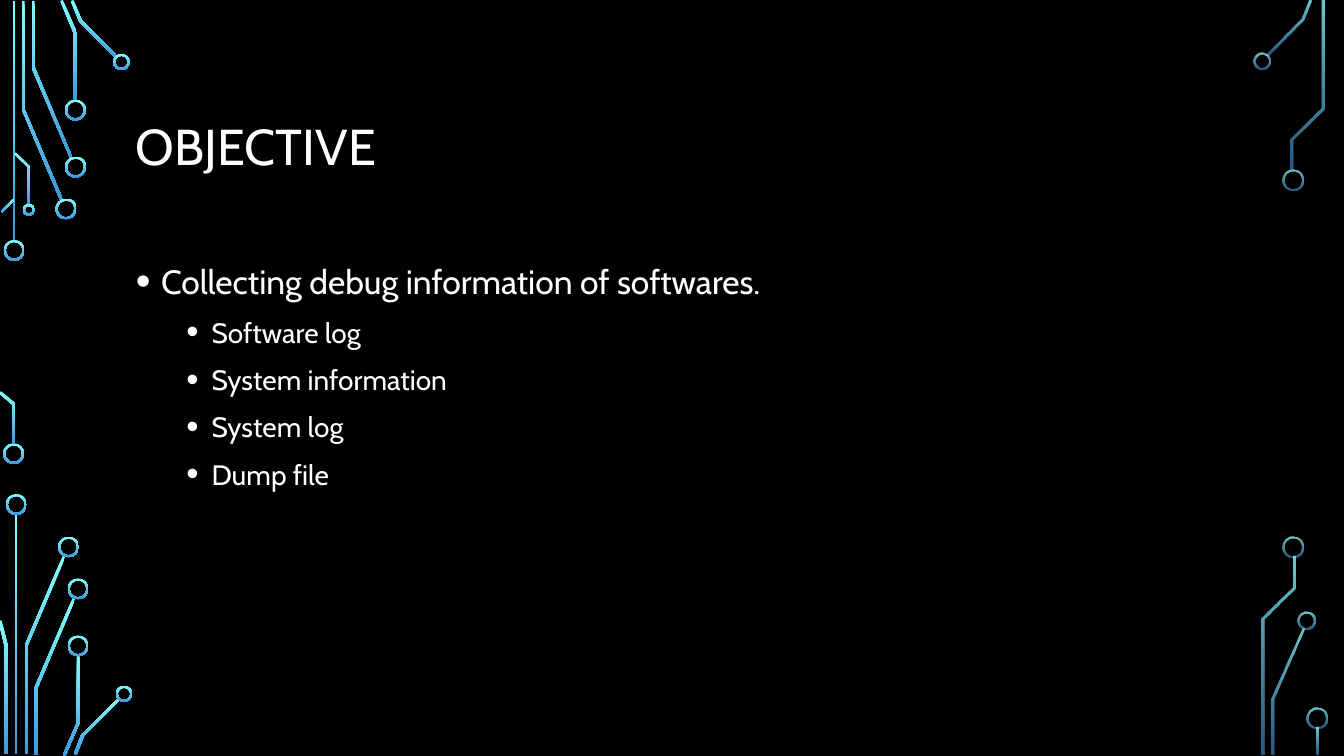
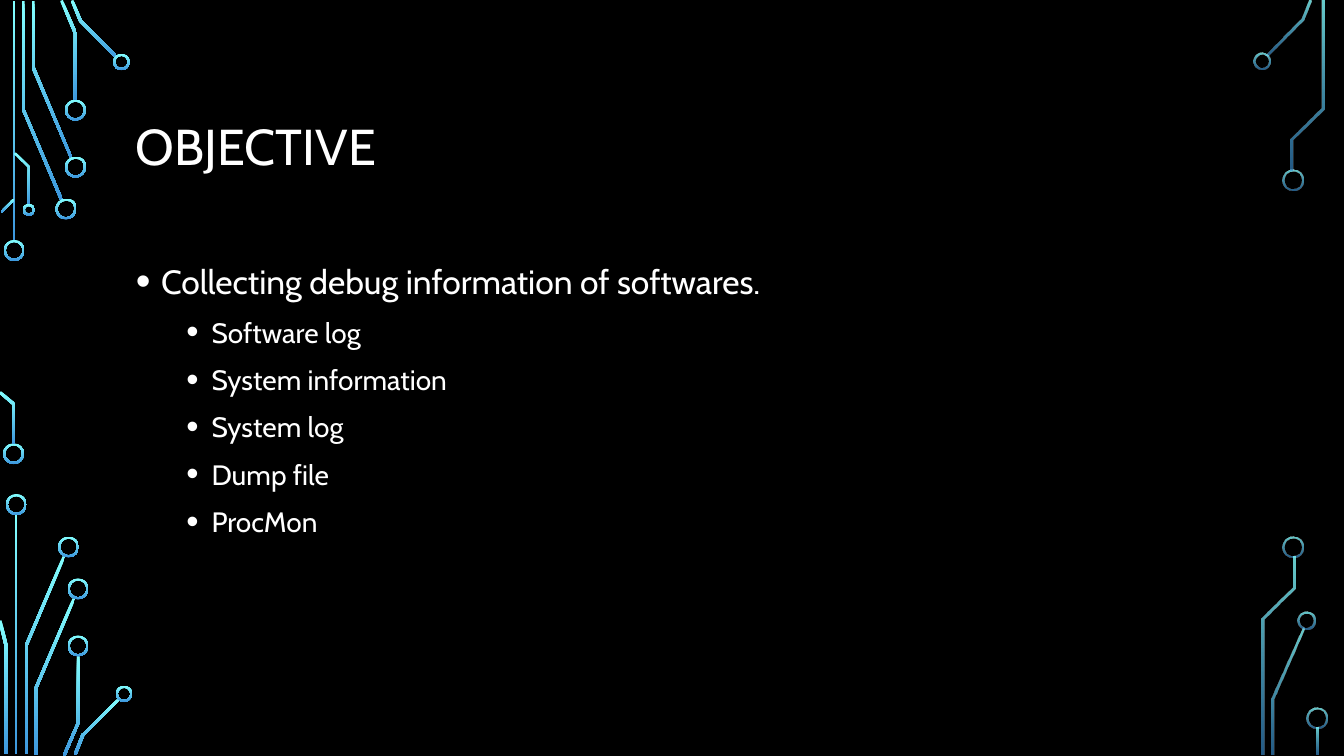
Before and after one commit to smokingpc/ddt, a slide deck: slide 2 of doc/Overview.pptx. Drawn at 1344x756 pixels with LibreOffice and Linux fonts; fonts in the diff are those of the drawing; background and template pictures are left out. Boxes give left, top, right and bottom in pixels: in the first picture for what was removed or moved away, otherwise in the second. Text is boxed around its words. In the diff, an @@ line names an element or a change of style, - is before the commit and + after.

```diff
--- a/doc/Overview.pptx
+++ b/doc/Overview.pptx
@@ text at bbox=[212, 512, 318, 533]: paragraph added @@
+  • ProcMon
```
Also in this commit, not shown: 1 other slide changed, 6 slides added, 5 slides removed, 2 other files.
